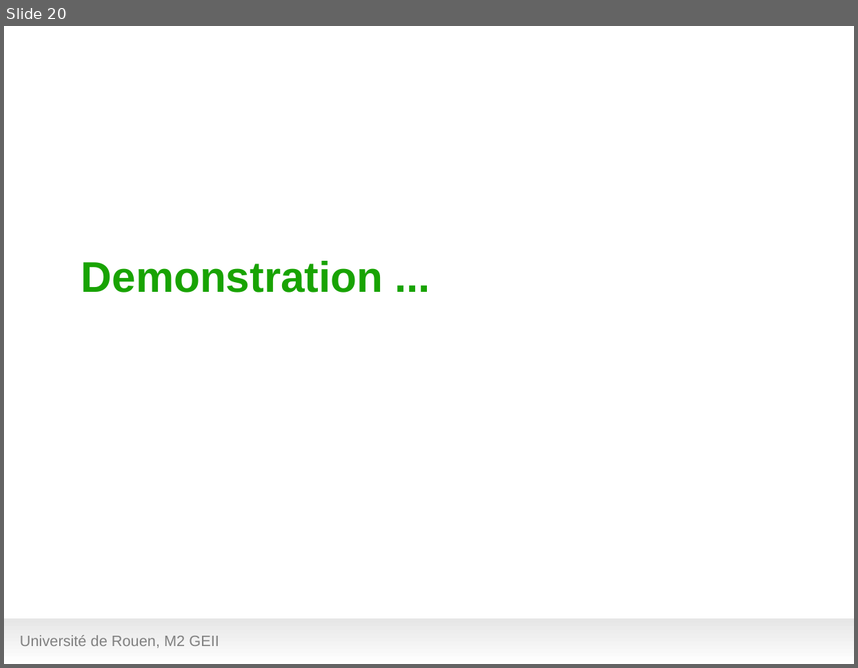
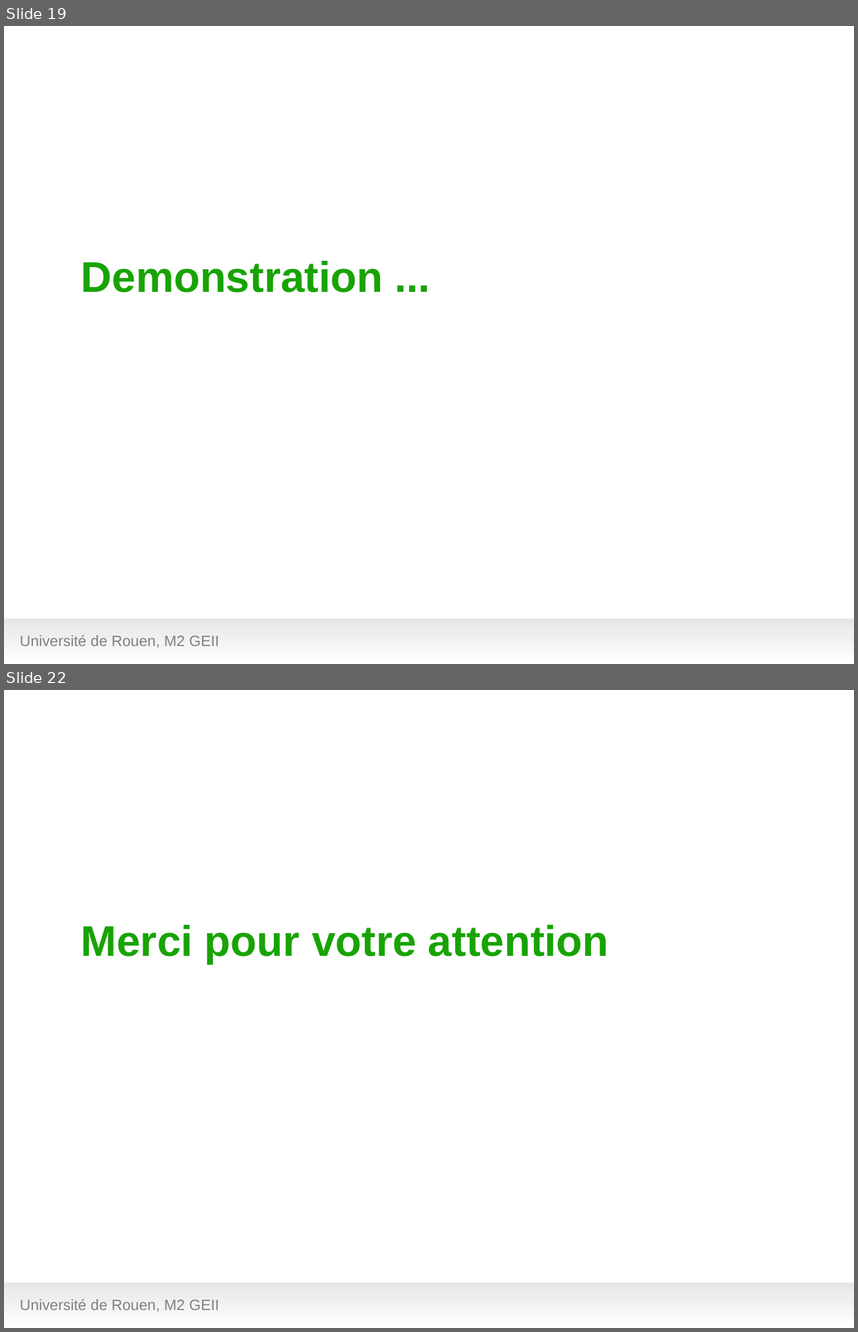
Before and after one commit to hanzenok/dataexp, a slide deck: presentation/test_green9.odp. Shown one above the other, each under a label of ours: slide 20 before the commit, slides 19 and 22 after it; the slides between them are not shown. The pictures are 858x668 and 858x1332 pixels, drawn with LibreOffice and Linux fonts; fonts in the diff are those of the drawing; background and template pictures are left out. Boxes give left, top, right and bottom in pixels: in the first picture for what was removed or moved away, otherwise in the second. Text is boxed around its words. In the diff, an @@ line names an element or a change of style, - is before the commit and + after.

```diff
--- a/presentation/test_green9.odp
+++ b/presentation/test_green9.odp
@@ slide 22 added at bbox=[4, 690, 854, 1328], background #FFFFFF; not listed: 1 template element that a slide beside it also shows @@
@@ title added at bbox=[81, 925, 609, 963], 40 pt, text #18A303, bold @@
+Merci pour votre attention
@@ text added at bbox=[20, 1299, 219, 1312], 14 pt, text #808080 @@
+Université de Rouen, M2 GEII
@@ what was slide 20 is now slide 19 @@
```
Also in this commit, not shown: 8 slides changed, 1 slide removed, 6 other files.
